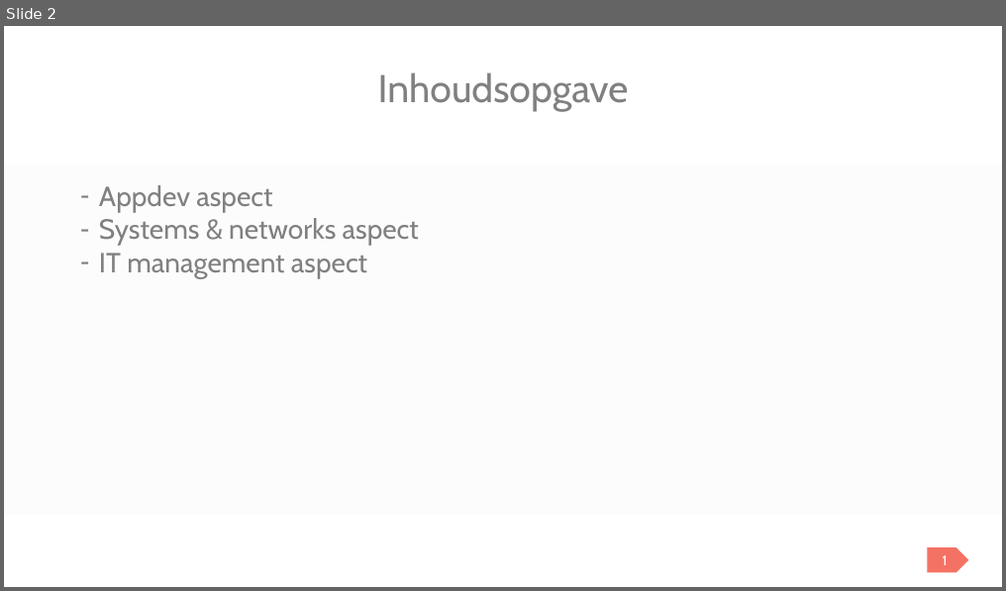
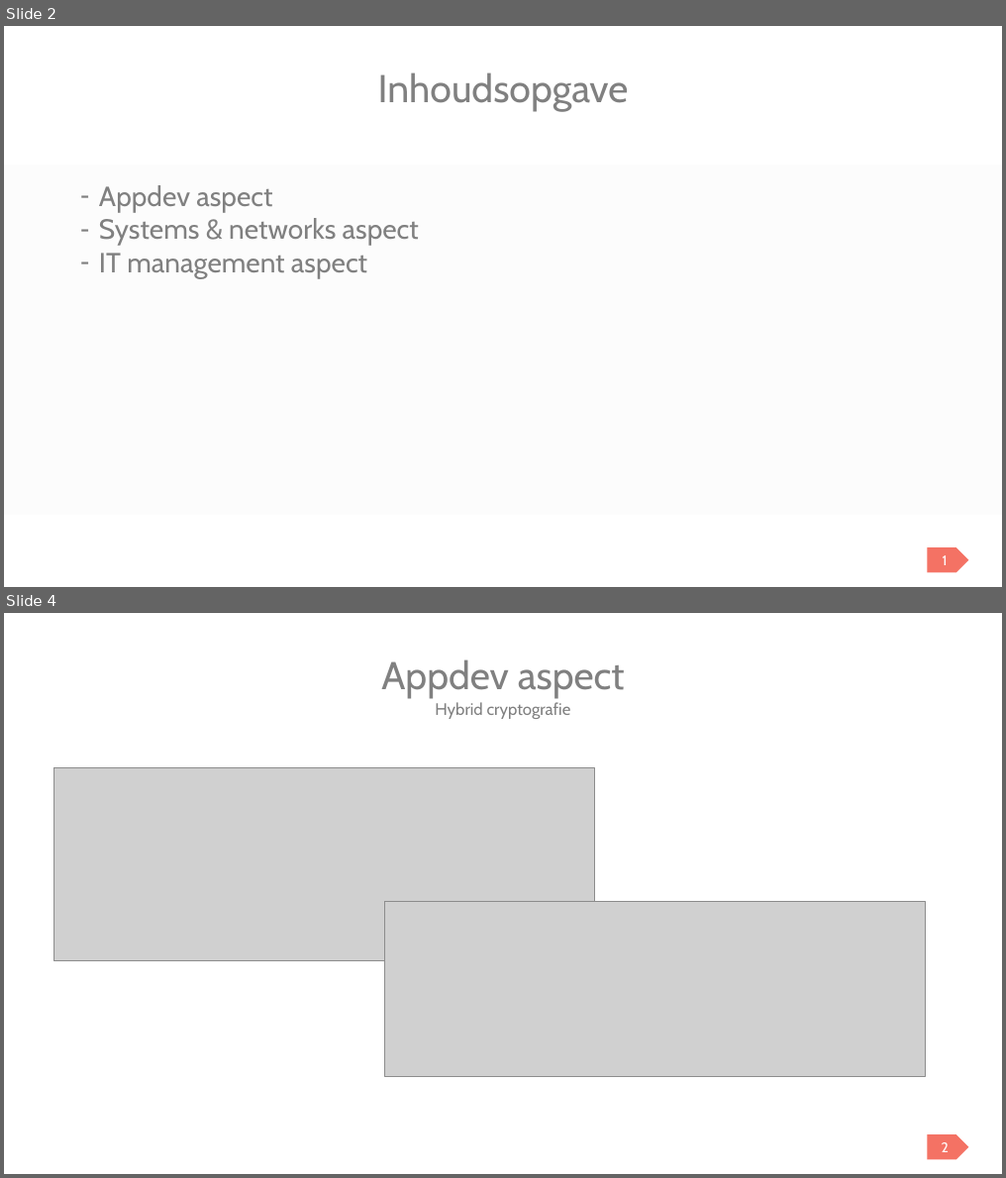
Before and after one commit to BasicSecurityBDSM/project, a slide deck: Basic_Security_PPT.pptx. Shown one above the other, each under a label of ours: slide 2 before the commit, slides 2 and 4 after it; the slides between them are not shown. The pictures are 1006x591 and 1006x1178 pixels, drawn with LibreOffice and Linux fonts; fonts in the diff are those of the drawing; grey boxes stand for pictures. Boxes give left, top, right and bottom in pixels: in the first picture for what was removed or moved away, otherwise in the second. Text is boxed around its words. In the diff, an @@ line names an element or a change of style, - is before the commit and + after.

Commit message:
final touches +ppt appdev

```diff
--- a/Basic_Security_PPT.pptx
+++ b/Basic_Security_PPT.pptx
@@ slide 4 added at bbox=[4, 613, 1002, 1174], background #FFFFFF @@
@@ title added at bbox=[381, 660, 625, 698], 28 pt, text #808080 @@
+Appdev aspect
@@ text added at bbox=[435, 702, 571, 719], 12 pt, text #808080 @@
+Hybrid cryptografie
@@ picture added at bbox=[54, 767, 595, 961] @@
@@ picture added at bbox=[384, 902, 925, 1077] @@
@@ pentagon arrow added at bbox=[927, 1135, 969, 1159], fill #F47264, 10 pt, text #FFFFFF @@
+2
```
Also in this commit, not shown: 1 slide changed, 24 other slides added, 30 other files.
